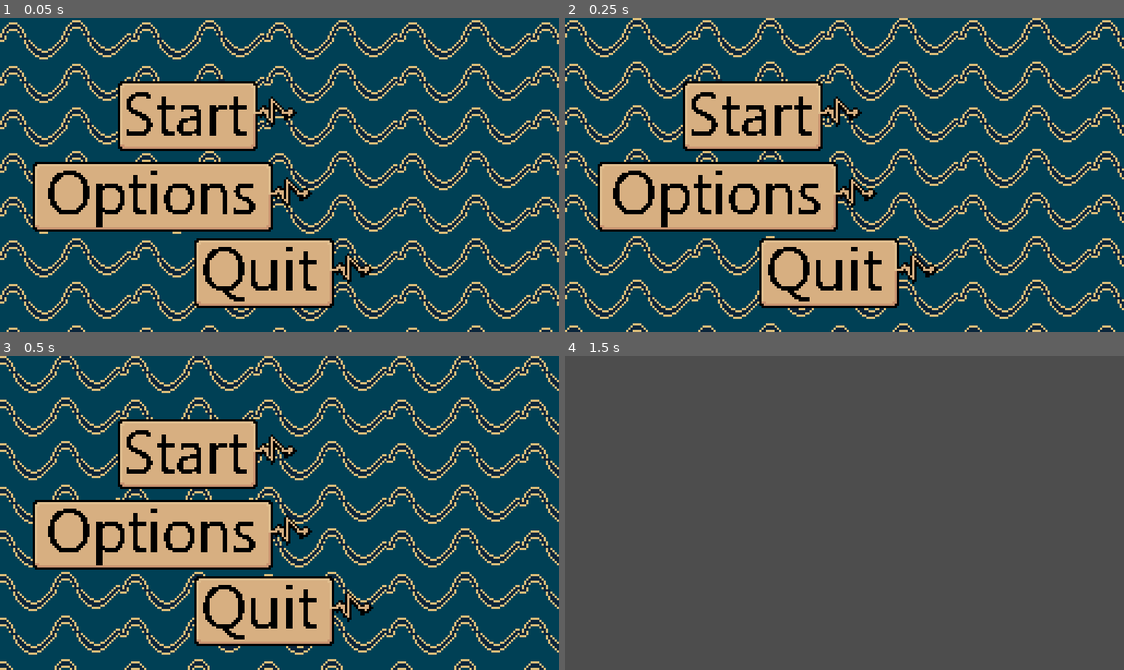
Above: before the commit, frames 1-4 (two rows, left to right).
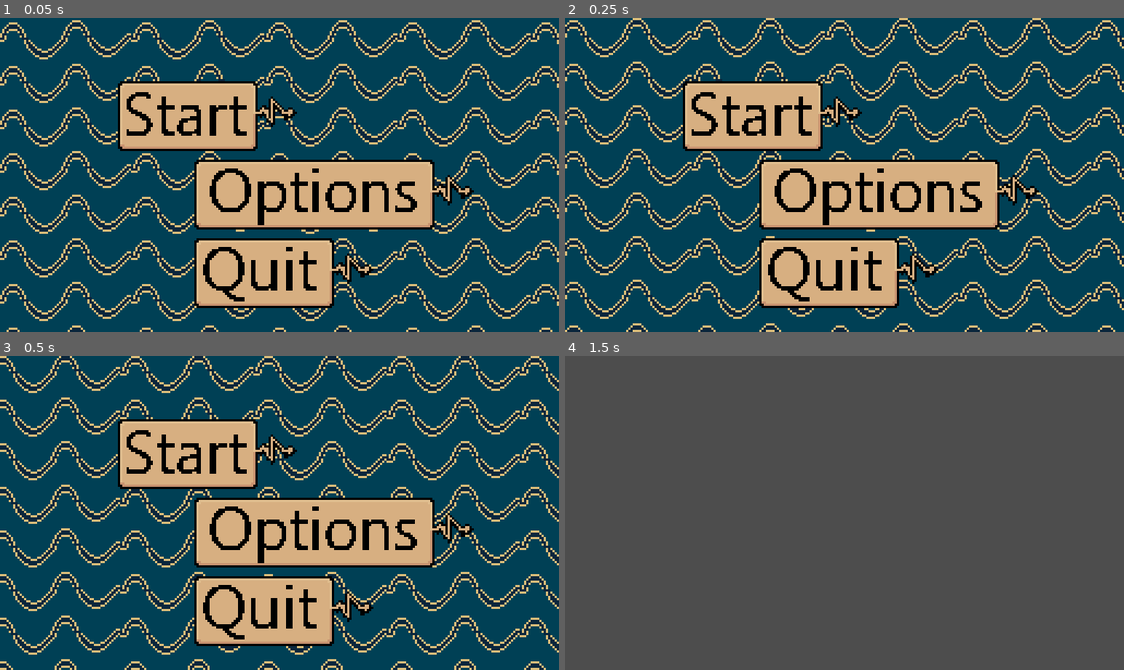
Above: after the commit, the same moments.

Repository: Zeis697538/Signalverarbeiung-Game
Game: Godot game, scene res://main_menu.tscn
The game is run twice, just before and just after one commit, with the same random seed, the same clock (stepped at 60 frames per second) and the same inputs. This scene is started directly instead of the project's main scene.
Inputs (mouse positions are in pixels of both pictures, inside the frame that each line leads up to):
- Up to frame 1 (0.05 s): no input
- Up to frame 2 (0.25 s): no input
- Up to frame 3 (0.5 s): no input
- Up to frame 4 (1.5 s): click (783, 453) at 0.5 s; tap Enter at 1.25 s

The runs differ from the first frame. In frame 1, 13% of the frame differs, in the area x 5-85%, y 45-69%; in frame 2, 13%; in frame 3, 13%; in frame 4, nothing differs.

Commit message:
Revert "hey neuer shit"
This reverts commit 009431fb6830e552c971d9f741b0df4b22833a9a.

Diff:
--- a/main_menu.tscn
+++ b/main_menu.tscn
@@ -47,10 +47,10 @@
 
 [node name="Options" type="TextureButton" parent="Button_manager"]
 layout_mode = 0
-offset_left = 15.0
-offset_top = 66.0
-offset_right = 143.0
-offset_bottom = 98.0
+offset_left = 89.0
+offset_top = 65.0
+offset_right = 217.0
+offset_bottom = 97.0
 texture_normal = ExtResource("4_qe12f")
 texture_hover = ExtResource("5_8qtwp")
 
